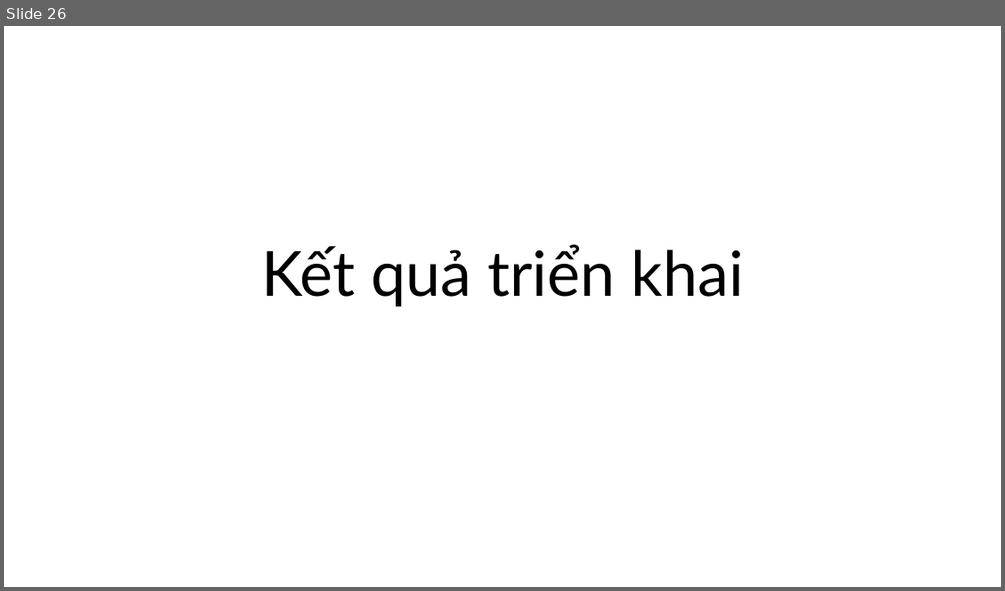
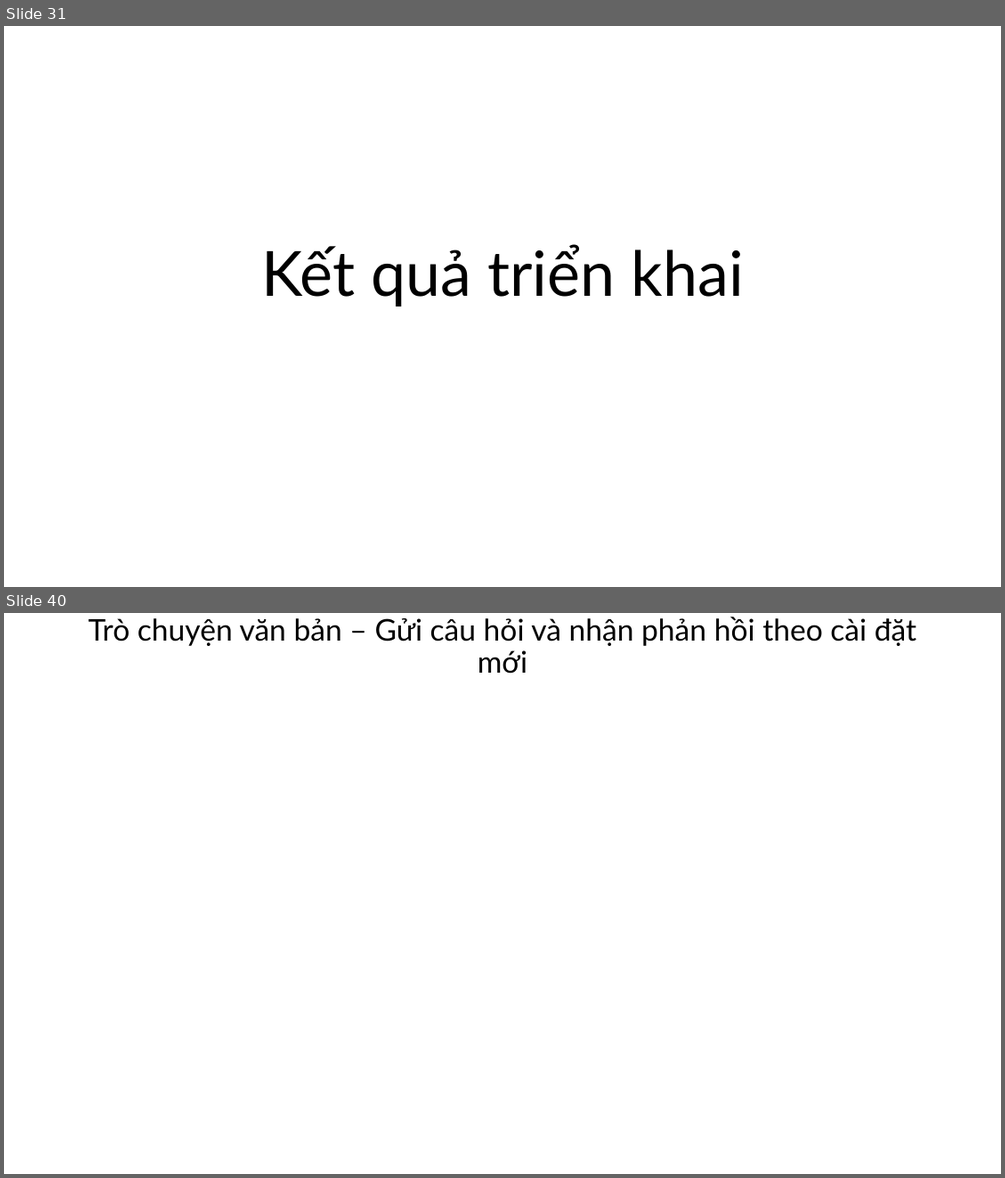
Before and after one commit to ngovanuc/Vietnamese_History_Chatbot, a slide deck: documents/slide bao cao.pptx. Shown one above the other, each under a label of ours: slide 26 before the commit, slides 31 and 40 after it; the slides between them are not shown. The pictures are 1005x591 and 1005x1178 pixels, drawn with LibreOffice and Linux fonts; fonts in the diff are those of the drawing. Boxes give left, top, right and bottom in pixels: in the first picture for what was removed or moved away, otherwise in the second. Text is boxed around its words. In the diff, an @@ line names an element or a change of style, - is before the commit and + after.

```diff
--- a/documents/slide bao cao.pptx
+++ b/documents/slide bao cao.pptx
@@ slide 40 added at bbox=[4, 613, 1001, 1174], background #FFFFFF @@
@@ title added at bbox=[89, 617, 916, 674], 28.8 pt, text #000000 @@
+Trò chuyện văn bản – Gửi câu hỏi và nhận phản hồi theo cài đặt mới
@@ what was slide 26 is now slide 31 @@
```
Also in this commit, not shown: 12 slides changed, 19 other slides added.
